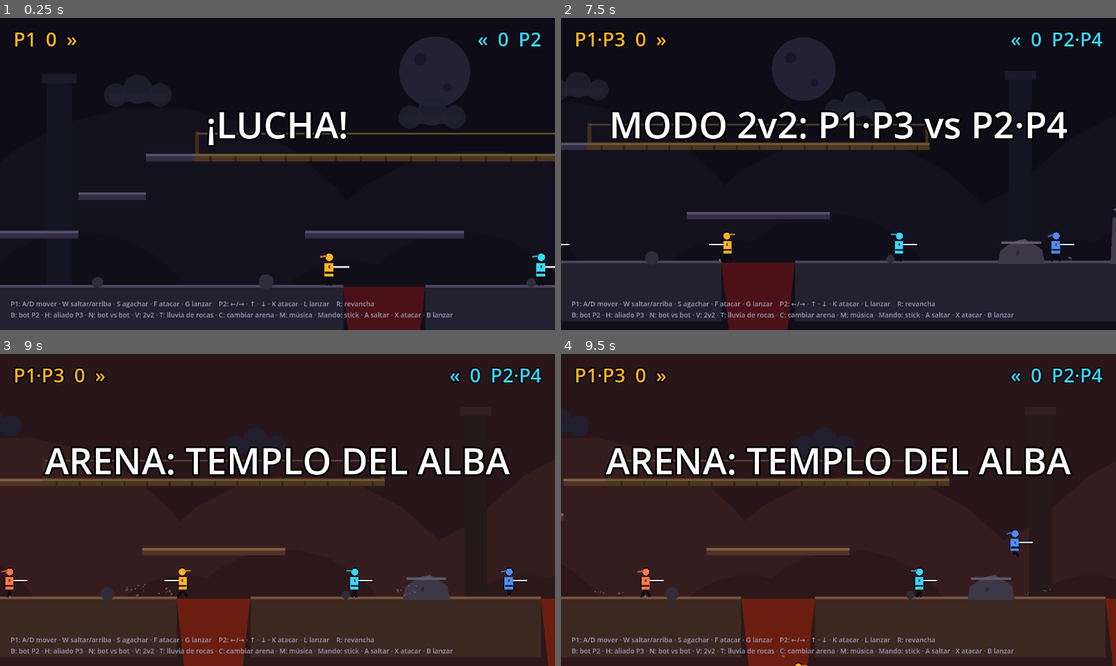
Above: before the commit, frames 1-4 (two rows, left to right).
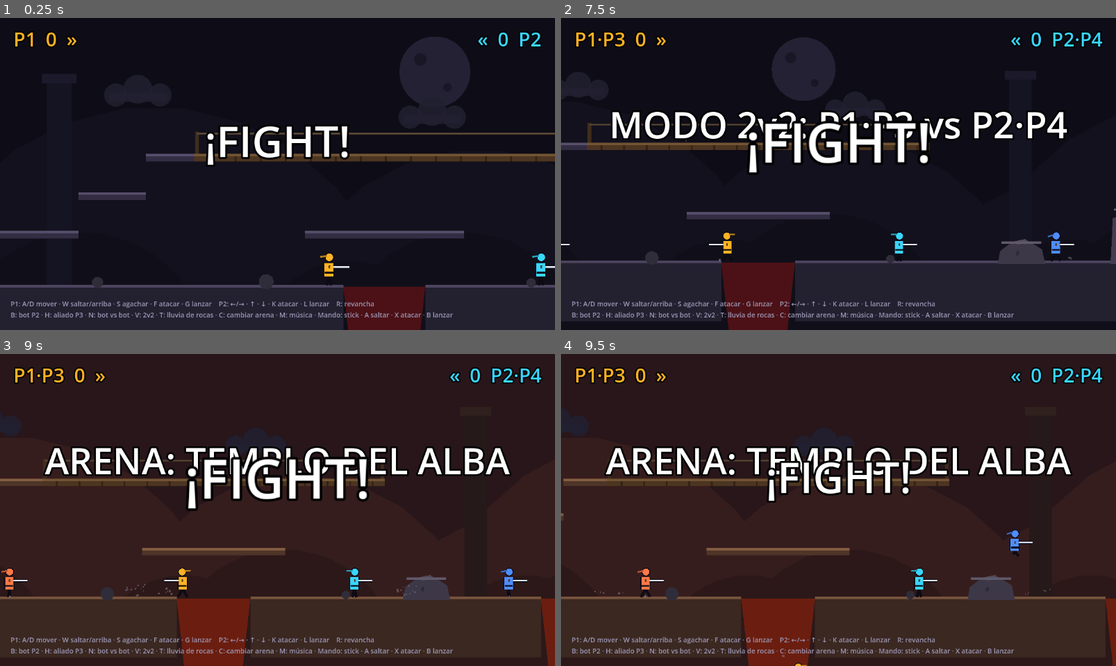
Above: after the commit, the same moments.

Repository: tigreton/nidhogg-2.1
Game: Godot game, scene res://scenes/main.tscn
Two runs of this game, one before a commit and one after it. Both use one fixed random seed, a clock stepped at 60 frames per second and the inputs below.
Inputs:
- Up to frame 1 (0.25 s): no input
- Up to frame 2 (7.5 s): hold D (p1_right) 0.53-2.03 s; tap F (p1_attack) at 0.6, 1.55, 2.1, 3.05, 3.8, 4.55, 5.3, 6.05, 6.8 s; tap W (p1_jump) at 0.77, 1.52, 3.02, 3.77, 4.52, 6.02, 6.77 s; tap N (bot_vs_bot) at 1.35 s; hold A (p1_left) 2.03-2.78 s; hold D (p1_right) 2.78-4.28 s; tap G (p1_throw) at 2.85 s; tap K (p2_attack) at 3.6 s; hold A (p1_left) 4.28-5.03 s; tap Down (p2_down) at 4.35 s; hold D (p1_right) 5.03-5.78 s; tap Left (p2_left) at 5.1 s; hold A (p1_left) 5.78-7.28 s; tap Right (p2_right) at 5.85 s; tap L (p2_throw) at 6.6 s; hold D (p1_right) from 7.28 s (still down); tap V (toggle_2v2) at 7.35 s
- Up to frame 3 (9 s): keep holding D (p1_right); tap W (p1_jump) at 7.52 s; tap F (p1_attack) at 7.55, 8.3 s; tap H (toggle_ally) at 8.1 s; tap C (toggle_arena) at 8.85 s
- Up to frame 4 (9.5 s): keep holding D (p1_right); tap W (p1_jump) at 9.02 s; tap F (p1_attack) at 9.05 s

The runs differ from the first frame. In frame 1, 1.9% of the frame differs, in the area x 37-63%, y 30-48%; in frame 2, 2.2%; in frame 3, 2.7%, in the area x 33-67%, y 32-51%; in frame 4, 1.6%.

Commit message:
Tarea 26: HUD Nidhogg 2 (pips de secciones, barra de respawn, cartel FIGHT)

Diff:
--- a/scripts/game.gd
+++ b/scripts/game.gd
@@ -118,6 +118,11 @@
 var dim: ColorRect
 var pause_label: Label
 var stats_label: Label
+var fight_label: Label
+var fight_tween: Tween
+var pips: Array[Pip] = []
+var pips_row: Node2D
+var respawn_bar: RespawnBar
 var score_labels: Array[Label] = []
 var msg_tween: Tween
 var music: Music
@@ -520,6 +525,30 @@
 		draw_circle(Vector2.ZERO, radius * f, Color(1.0, 0.75, 0.3, 0.10))
 
 
+class Pip extends Node2D:
+	## Cuadro del HUD de secciones: hueco o relleno del color conquistador.
+	var fill_col := Color(0, 0, 0, 0)
+	var edge_col := Color(0.65, 0.63, 0.72)
+
+	func _draw() -> void:
+		draw_rect(Rect2(-16, -10, 32, 20), edge_col, false, 2.5)
+		if fill_col.a > 0.0:
+			draw_rect(Rect2(-12, -6, 24, 12), fill_col)
+
+
+class RespawnBar extends Node2D:
+	## Barra de progreso sobre el punto de reaparición.
+	var frac := 0.0
+	var col := Color.WHITE
+
+	func _process(_delta: float) -> void:
+		queue_redraw()
+
+	func _draw() -> void:
+		draw_rect(Rect2(-30, -6, 60, 12), Color(0, 0, 0, 0.55))
+		draw_rect(Rect2(-28, -4, 56.0 * clampf(frac, 0.0, 1.0), 8.0), col)
+
+
 class SectionGate extends Node2D:
 	## Reja entre secciones: cuerpo estático + barrotes visibles. Al abrirse,
 	## los barrotes se recogen hacia arriba y la colisión se desactiva.
@@ -998,6 +1027,35 @@
 	stats_label.visible = false
 	cl.add_child(stats_label)
 
+	pips_row = Node2D.new()
+	pips_row.position = Vector2(VIEW_W * 0.5 - 2.0 * 44.0 + 16.0, 36.0)
+	pips_row.visible = false
+	cl.add_child(pips_row)
+	pips.clear()
+	for k in SECTION_COUNT:
+		var pip := Pip.new()
+		pip.position = Vector2(44.0 * float(k), 0.0)
+		pips_row.add_child(pip)
+		pips.append(pip)
+
+	respawn_bar = RespawnBar.new()
+	respawn_bar.visible = false
+	respawn_bar.z_index = 40
+	cl.add_child(respawn_bar)
+
+	fight_label = Label.new()
+	fight_label.text = "¡FIGHT!"
+	fight_label.position = Vector2(0, VIEW_H * 0.30)
+	fight_label.size = Vector2(VIEW_W, 110)
+	fight_label.horizontal_alignment = HORIZONTAL_ALIGNMENT_CENTER
+	fight_label.add_theme_font_size_override("font_size", 88)
+	fight_label.add_theme_color_override("font_color", Color.WHITE)
+	fight_label.add_theme_color_override("font_outline_color", Color.BLACK)
+	fight_label.add_theme_constant_override("outline_size", 16)
+	fight_label.pivot_offset = Vector2(VIEW_W * 0.5, 55.0)
+	fight_label.visible = false
+	cl.add_child(fight_label)
+
 
 func _start_round() -> void:
 	for s in projectiles:
@@ -1024,7 +1082,7 @@
 	for i in players.size():
 		var o: float = offs[i]
 		players[i].reset_to(Vector2(LEVEL_W * 0.5 + o, GROUND_Y - 29.0), -1 if o > 0.0 else 1)
-	show_msg("¡LUCHA!", 1.0)
+	_show_fight()
 
 
 func show_msg(text: String, dur: float) -> void:
@@ -1037,6 +1095,19 @@
 	msg_tween.tween_property(msg_label, "modulate:a", 0.0, 0.4)
 
 
+func _show_fight() -> void:
+	fight_label.visible = true
+	fight_label.modulate.a = 1.0
+	fight_label.scale = Vector2(1.7, 1.7)
+	if fight_tween:
+		fight_tween.kill()
+	fight_tween = fight_label.create_tween()
+	fight_tween.tween_property(fight_label, "scale", Vector2.ONE, 0.22)
+	fight_tween.tween_interval(0.45)
+	fight_tween.tween_property(fight_label, "modulate:a", 0.0, 0.3)
+	fight_tween.tween_callback(func(): fight_label.visible = false)
+
+
 func _hitstop(dur: float) -> void:
 	if get_tree().paused:
 		return
@@ -1060,6 +1131,38 @@
 	else:
 		score_labels[0].text = "P1  %d  »" % scores[0]
 		score_labels[1].text = "«  %d  P2" % scores[1]
+	_update_pips()
+
+
+func _update_pips() -> void:
+	pips_row.visible = sections_mode
+	if not sections_mode:
+		return
+	for k in SECTION_COUNT:
+		var fill := Color(0, 0, 0, 0)
+		var edge := Color(0.65, 0.63, 0.72)
+		if k < 3 and sect_conquered[1] >= 3 - k:
+			fill = P2_COLOR
+			edge = P2_COLOR
+		elif k > 3 and sect_conquered[0] >= k - 3:
+			fill = P1_COLOR
+			edge = P1_COLOR
+		pips[k].fill_col = fill
+		pips[k].edge_col = edge
+		pips[k].queue_redraw()
+
+
+func _update_respawn_bar() -> void:
+	var shown := false
+	for i in players.size():
+		if respawn_timers[i] > 0.0:
+			var p := players[i]
+			respawn_bar.position = _respawn_pos(p) + Vector2(0, -96)
+			respawn_bar.col = p.color
+			respawn_bar.frac = respawn_timers[i] / RESPAWN_DELAY
+			shown = true
+			break
+	respawn_bar.visible = shown
 
 
 func _burst(pos: Vector2, col: Color, amount := 24, speed := 380.0) -> void:
@@ -1156,6 +1259,7 @@
 			respawn_timers[i] -= delta
 			if respawn_timers[i] <= 0.0:
 				_respawn(players[i])
+	_update_respawn_bar()
 	for p in players:
 		if p.state != Player.State.DEAD and p.position.y > 820.0:
 			_kill(p, null)
--- a/test/smoke_test.gd
+++ b/test/smoke_test.gd
@@ -347,6 +347,33 @@
 	game.set_sections(false)
 	_check(not game.sections_mode and game.gates.is_empty(), "Pantallas: desactivar quita las rejas")
 
+	# 20. HUD: pips de secciones y barra de reaparición
+	game.set_sections(true)
+	_check(game.pips_row.visible and game.pips.size() == 7, "HUD: fila de 7 pips en modo pantallas")
+	game.sect_conquered = [1, 0]
+	game._update_hud()
+	_check(game.pips[4].fill_col == game.P1_COLOR, "HUD: pip conquistado del color del atacante")
+	p1.position = Vector2(2200.0, 531.0)
+	p2.position = Vector2(2270.0, 531.0)
+	p1.velocity = Vector2.ZERO
+	p2.velocity = Vector2.ZERO
+	p1.state = 0
+	p2.state = 0
+	p2.invuln_time = 0.0
+	p2.has_sword = true
+	await get_tree().physics_frame
+	Input.action_press("p2_up")
+	await get_tree().create_timer(0.1).timeout
+	Input.action_press("p1_attack")
+	await get_tree().create_timer(0.16).timeout
+	Input.action_release("p1_attack")
+	Input.action_release("p2_up")
+	await get_tree().create_timer(0.3).timeout
+	_check(p2.state == 7 and game.respawn_bar.visible, "HUD: barra de reaparición visible")
+	_check(game.fight_tween != null, "HUD: cartel FIGHT lanzado en la ronda")
+	game.set_sections(false)
+	_check(not game.pips_row.visible, "HUD: sin modo pantallas no hay pips")
+
 	print("")
 	if fails.is_empty():
 		print("SMOKE OK - todas las mecánicas funcionan")
